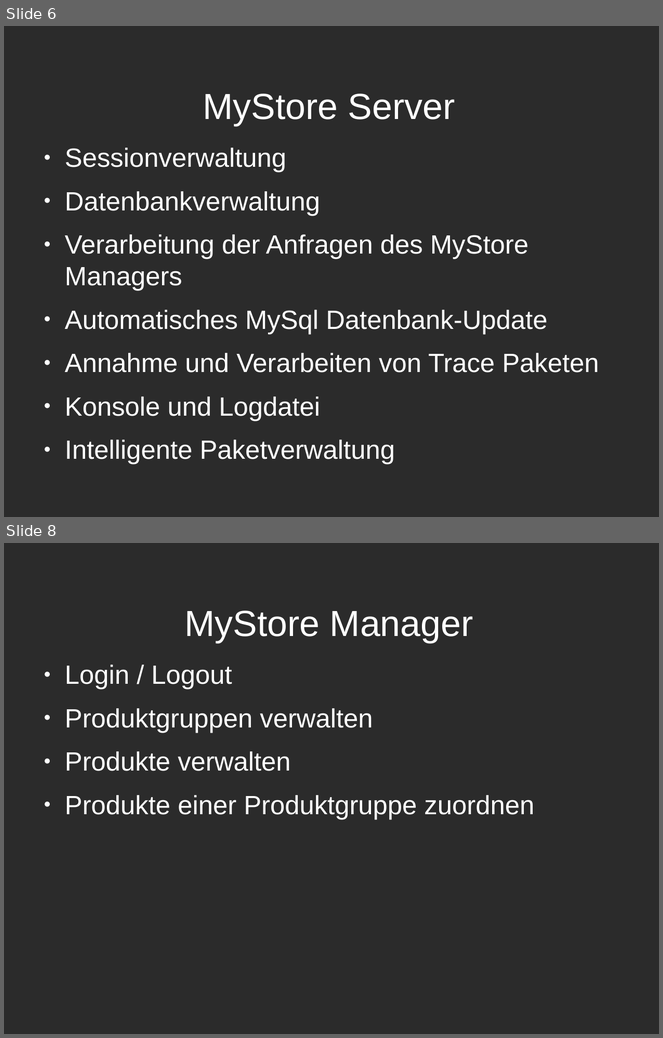
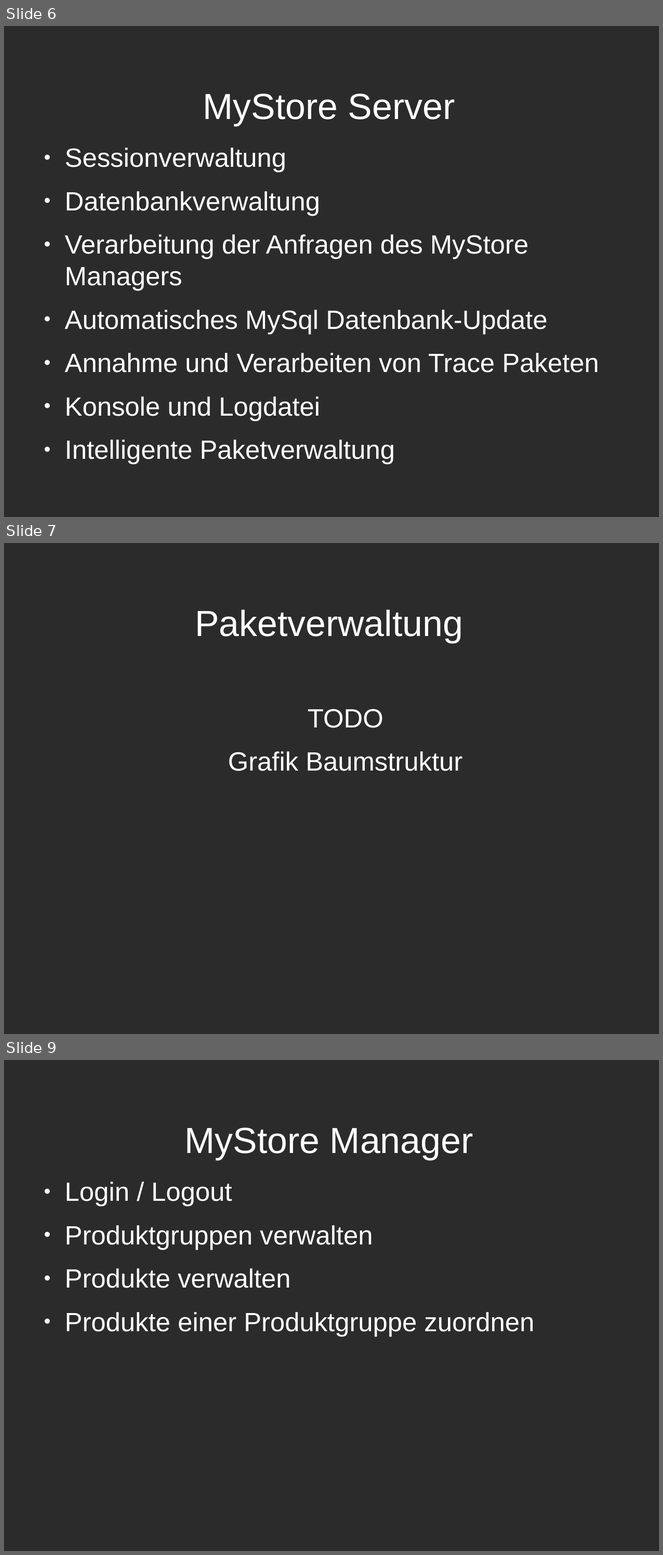
Before and after one commit to Niondir/rika-led, a slide deck: präsentation 3/part 1/präsentation31.odp. Shown one above the other, each under a label of ours: slides 6 and 8 before the commit, slides 6, 7 and 9 after it; the slides between them are not shown. The pictures are 663x1038 and 663x1555 pixels, drawn with LibreOffice and Linux fonts; fonts in the diff are those of the drawing; background and template pictures are left out; a plain dark background stands for a picture behind light text. Boxes give left, top, right and bottom in pixels: in the first picture for what was removed or moved away, otherwise in the second. Text is boxed around its words. In the diff, an @@ line names an element or a change of style, - is before the commit and + after.

```diff
--- a/präsentation 3/part 1/präsentation31.odp
+++ b/präsentation 3/part 1/präsentation31.odp
@@ slide 7 added at box(4, 543, 659, 1034), background picture (left out) @@
@@ title added at box(195, 610, 463, 643), 44 pt, text #FFFFFF @@
+Paketverwaltung
@@ text added at box(228, 709, 463, 771), 32 pt, text #FFFFFF @@
+TODO
+Grafik Baumstruktur
@@ what was slide 8 is now slide 9 @@
```
Also in this commit, not shown: 5 slides changed.
